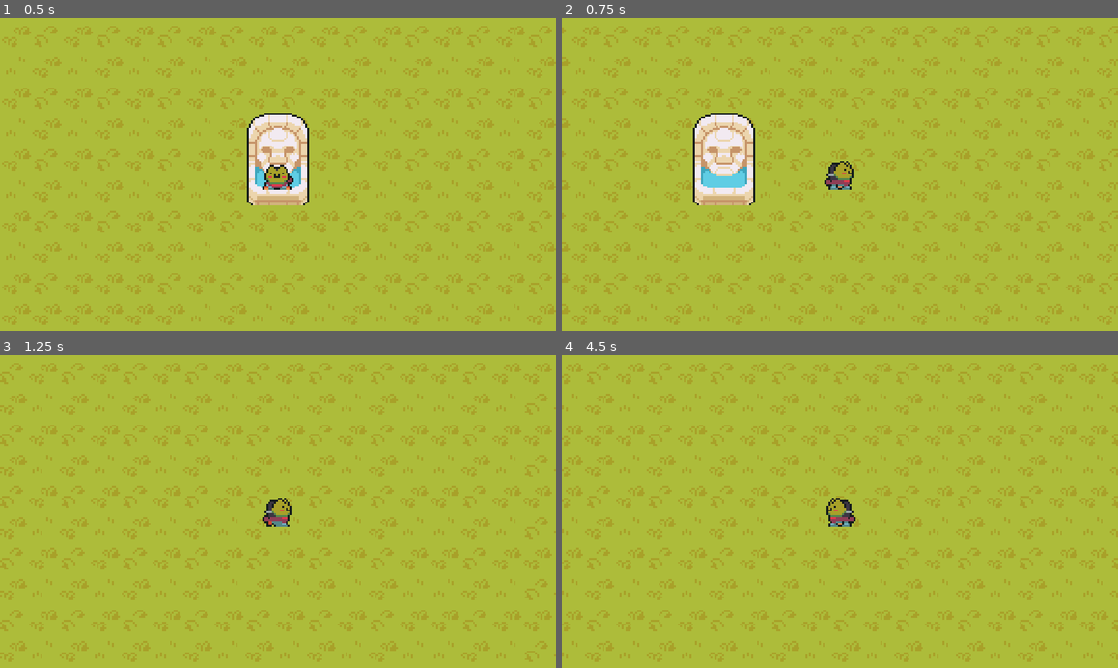
Above: before the commit, frames 1-4 (two rows, left to right).
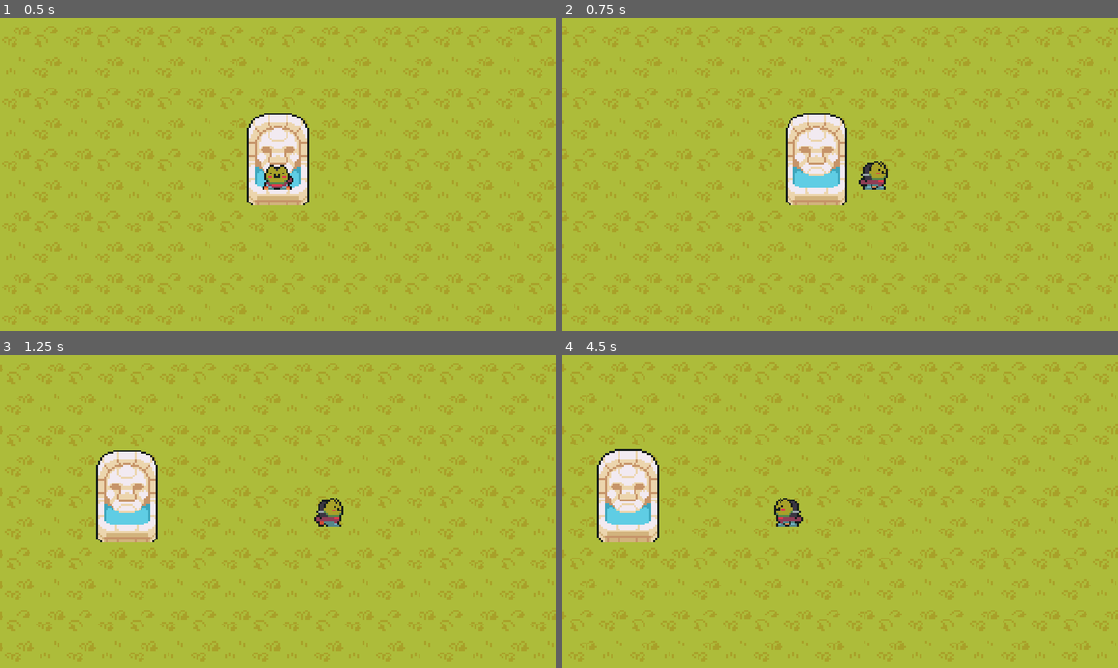
Above: after the commit, the same moments.

Repository: SushiOnToast/frogbound
Game: Godot game, scene res://scenes/level.tscn
The game is run twice, just before and just after one commit, with the same random seed, the same clock (stepped at 60 frames per second) and the same inputs.
Inputs:
- Up to frame 1 (0.5 s): no input
- Up to frame 2 (0.75 s): tap Enter at 0.5 s; hold D (right) from 0.53 s (still down)
- Up to frame 3 (1.25 s): keep holding D (right)
- Up to frame 4 (4.5 s): release D (right) at 1.28 s; hold S (down) 1.28-2.03 s; hold D (right) 2.03-2.78 s; hold W (up) 2.78-3.53 s; hold A (left) from 3.53 s (still down)

Frame 1 is identical in both runs. In frame 2, 21% of the frame differs, in the area x 0-100%, y 2-98%; in frame 3, 21%; in frame 4, 24%.

Commit message:
add simple wall collision

Diff:
--- a/project.godot
+++ b/project.godot
@@ -43,6 +43,11 @@
 ]
 }
 
+[layer_names]
+
+2d_physics/layer_1="environment"
+2d_physics/layer_2="player"
+
 [physics]
 
 3d/physics_engine="Jolt Physics"
--- a/scenes/level.tscn
+++ b/scenes/level.tscn
@@ -2577,6 +2577,7 @@
 13:10/0 = 0
 14:10/0 = 0
 15:10/0 = 0
+15:10/0/physics_layer_0/polygon_0/points = PackedVector2Array(-8, -8, 8, -8, 8, 8, -8, 8)
 16:10/0 = 0
 17:10/0 = 0
 18:10/0 = 0
@@ -2597,12 +2598,15 @@
 13:11/0 = 0
 14:11/0 = 0
 15:11/0 = 0
+15:11/0/physics_layer_0/polygon_0/points = PackedVector2Array(-8, -8, 8, -8, 8, 8, -8, 8)
 16:11/0 = 0
 17:11/0 = 0
 18:11/0 = 0
 19:11/0 = 0
 
 [sub_resource type="TileSet" id="TileSet_lewb6"]
+physics_layer_0/collision_layer = 1
+physics_layer_0/collision_mask = 2
 sources/0 = SubResource("TileSetAtlasSource_arp2o")
 sources/1 = SubResource("TileSetAtlasSource_ux5qa")
 sources/2 = SubResource("TileSetAtlasSource_82cfe")
@@ -2627,3 +2631,4 @@
 
 [node name="Camera2D" type="Camera2D" parent="Player" unique_id=1858779252]
 zoom = Vector2(4, 4)
+position_smoothing_enabled = true
--- a/scenes/player.tscn
+++ b/scenes/player.tscn
@@ -188,6 +188,7 @@
 }]
 
 [sub_resource type="RectangleShape2D" id="RectangleShape2D_tuyoq"]
+size = Vector2(13, 13)
 
 [node name="Player" type="CharacterBody2D" unique_id=1404794937]
 script = ExtResource("1_g2els")
@@ -198,4 +199,5 @@
 autoplay = "idle_down"
 
 [node name="CollisionShape2D" type="CollisionShape2D" parent="." unique_id=1749427081]
+position = Vector2(0.5, 0.5)
 shape = SubResource("RectangleShape2D_tuyoq")
--- a/scripts/player.gd
+++ b/scripts/player.gd
@@ -2,7 +2,7 @@
 
 @onready var animated_sprite_2d = $AnimatedSprite2D
 
-const SPEED = 300.0
+const SPEED = 150
 var perm_direction: Vector2
 var animation: String = "idle"
 
